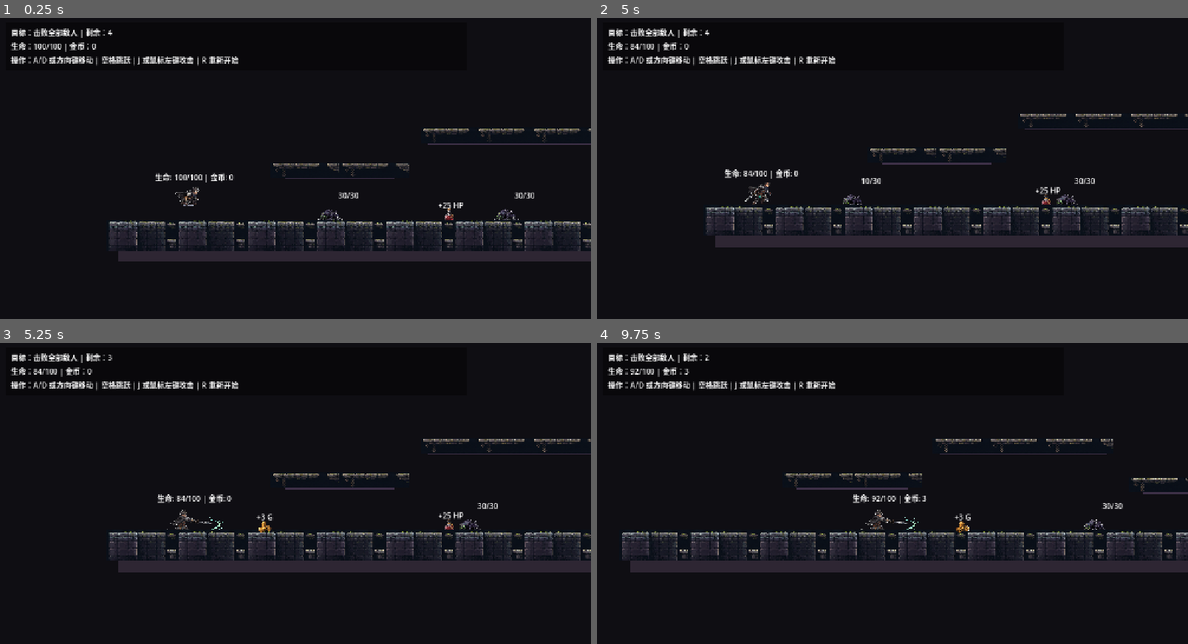
Above: before the commit, frames 1-4 (two rows, left to right).
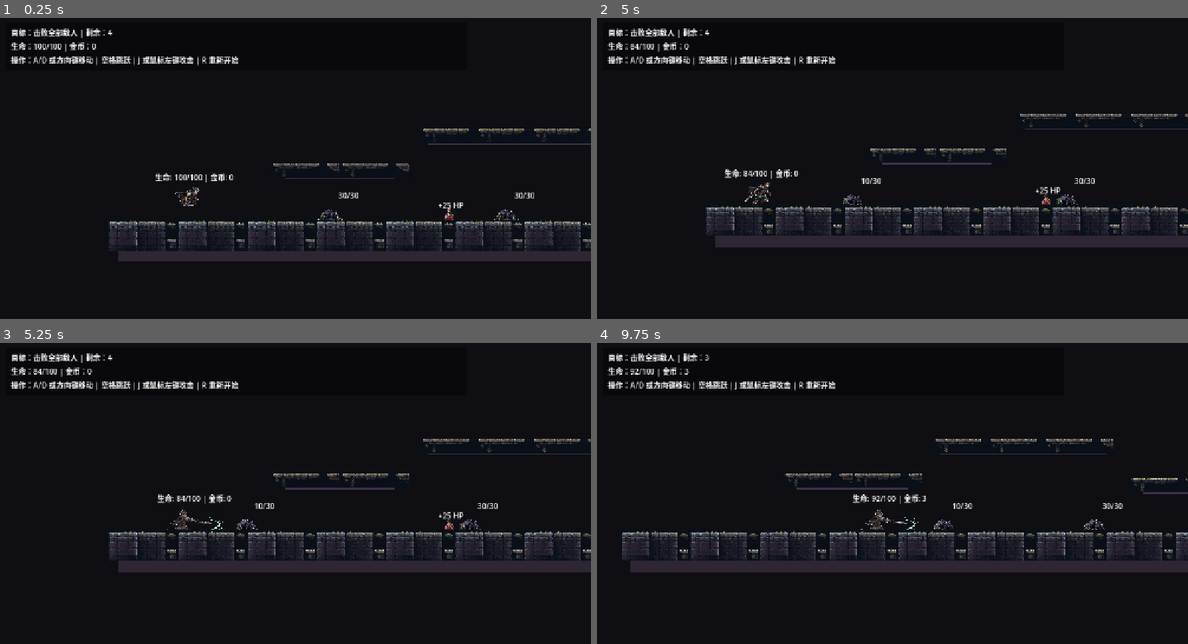
Above: after the commit, the same moments.

Repository: 98longq/relicbound
Game: Godot game, scene res://scenes/levels/test_level.tscn
Two runs of this game, one before a commit and one after it. Both use one fixed random seed, a clock stepped at 60 frames per second and the inputs below.
Inputs (mouse positions are in pixels of both pictures, inside the frame that each line leads up to):
- Up to frame 1 (0.25 s): no input
- Up to frame 2 (5 s): tap Enter (ui_accept) at 0.5, 0.77, 1.52, 3.02, 3.77, 4.52 s; move the mouse to (862, 249) at 0.52 s; hold R 0.53-1.28 s; hold Right (ui_right) 0.53-2.03 s; click (862, 249) at 0.67 s; move the mouse to (1069, 231) at 1.27 s; tap Space at 1.35 s; move the mouse to (715, 132) at 2.02 s; hold J 2.03-2.78 s; hold Left (ui_left) 2.03-4.28 s; move the mouse to (922, 183) at 2.77 s; tap R at 2.85 s; click (922, 183) at 2.92 s; move the mouse to (803, 99) at 3.52 s; hold Space 3.53-4.28 s; move the mouse to (1022, 165) at 4.27 s; hold Right (ui_right) from 4.28 s (still down); tap J at 4.35 s
- Up to frame 3 (5.25 s): keep holding Right (ui_right); move the mouse to (177, 523) at 5.02 s; hold R from 5.03 s (still down); click (177, 523) at 5.17 s
- Up to frame 4 (9.75 s): move the mouse to (951, 433) at 5.77 s; release R at 5.78 s; tap Space at 5.85 s; tap Enter (ui_accept) at 6.02, 6.77, 7.52, 9.02 s; move the mouse to (862, 574) at 6.52 s; hold J 6.53-7.28 s; move the mouse to (1069, 556) at 7.27 s; tap R at 7.35 s; click (1069, 556) at 7.42 s; move the mouse to (715, 457) at 8.02 s; release Right (ui_right) at 8.03 s; hold Space 8.03-8.78 s; hold Left (ui_left) 8.03-9.53 s; move the mouse to (922, 508) at 8.77 s; tap J at 8.85 s; move the mouse to (803, 424) at 9.52 s; hold Right (ui_right) from 9.53 s (still down); hold R from 9.53 s (still down); click (803, 424) at 9.67 s

Frames 1-2 are identical in both runs. In frame 3, 0.2% of the frame differs, in the area x 18-47%, y 3-63%; in frame 4, 0.2%, in the area x 18-64%, y 4-63%.

Commit message:
Slightly shorten player melee reach and extend camera limit

Diff:
--- a/scenes/player/player.tscn
+++ b/scenes/player/player.tscn
@@ -30,12 +30,14 @@
 size = Vector2(36, 52)
 
 [sub_resource type="RectangleShape2D" id="RectangleShape2D_attack"]
-size = Vector2(124, 64)
+size = Vector2(108, 60)
 
 [node name="Player" type="CharacterBody2D"]
 collision_layer = 2
 collision_mask = 9
 script = ExtResource("1_player_controller")
+attack_offset_x = 62.0
+attack_offset_y = -34.0
 idle_texture = SubResource("AtlasTexture_player_idle")
 run_texture = SubResource("AtlasTexture_player_run")
 jump_texture = SubResource("AtlasTexture_player_jump")
@@ -68,7 +70,7 @@
 text = "生命: 100/100 | 金币: 0"
 
 [node name="AttackArea" type="Area2D" parent="."]
-position = Vector2(72, -34)
+position = Vector2(62, -34)
 collision_layer = 0
 collision_mask = 4
 monitoring = false
@@ -79,10 +81,10 @@
 
 [node name="AttackVisual" type="ColorRect" parent="AttackArea"]
 visible = false
-offset_left = -62.0
-offset_top = -32.0
-offset_right = 62.0
-offset_bottom = 32.0
+offset_left = -54.0
+offset_top = -30.0
+offset_right = 54.0
+offset_bottom = 30.0
 color = Color(1, 0.85, 0.25, 0)
 
 [node name="Camera2D" type="Camera2D" parent="."]
@@ -92,5 +94,5 @@
 position_smoothing_speed = 8.0
 limit_left = -256
 limit_top = -256
-limit_right = 2048
+limit_right = 3300
 limit_bottom = 900
